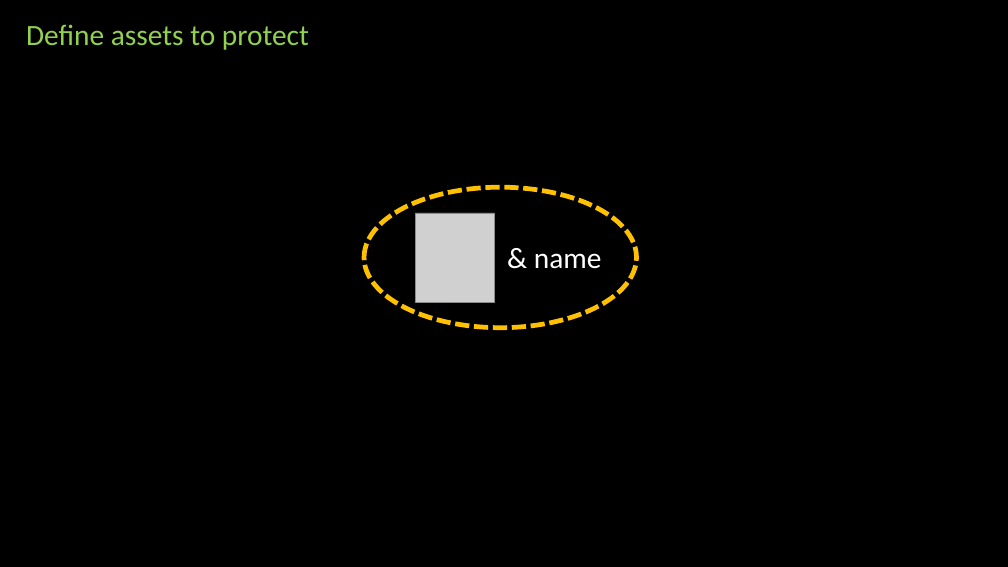
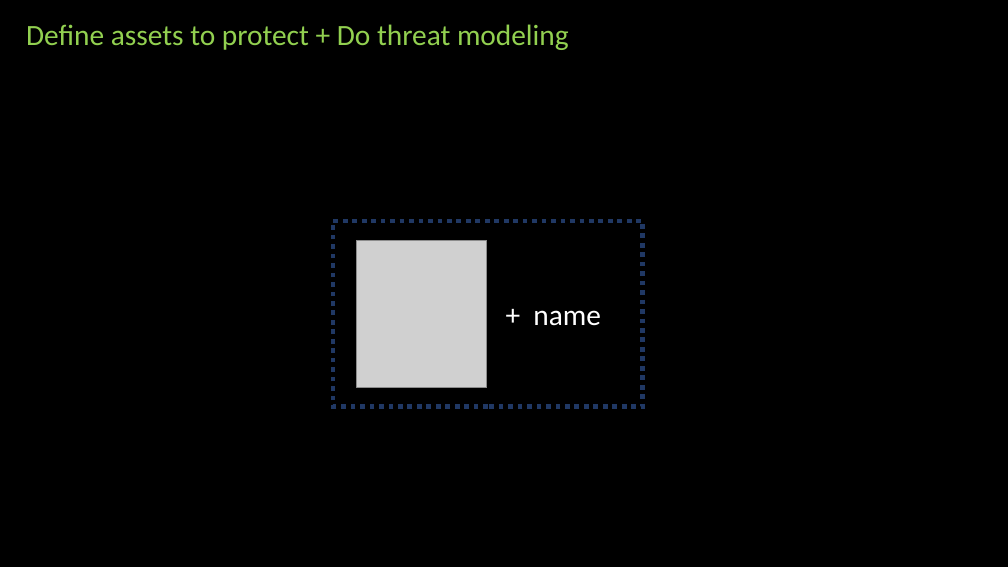
Before and after one commit to prayam/cmu_project_public_bak, a slide deck: slide 18 of docs/phase1_presentation.pptx (slide 6 before the commit). Drawn at 1008x567 pixels with LibreOffice and Linux fonts; fonts in the diff are those of the drawing; grey boxes stand for pictures. Boxes give left, top, right and bottom in pixels: in the first picture for what was removed or moved away, otherwise in the second. Text is boxed around its words. In the diff, an @@ line names an element or a change of style, - is before the commit and + after.

```diff
--- a/docs/phase1_presentation.pptx
+++ b/docs/phase1_presentation.pptx
@@ text at <box>26,24,569,50</box>: text changed @@
-Define assets to protect
+Define assets to protect + Do threat modeling
@@ ellipse removed at <box>364,188,637,328</box> @@
@@ rectangle added at <box>333,221,643,406</box>, outline #203864 4.5 pt dashed @@
@@ picture: place and size @@
-picture at <box>416,213,495,302</box>
+picture at <box>357,240,487,388</box>
@@ text at <box>533,310,601,326</box>: text changed @@
-& name
++ name
```
Also in this commit, not shown: 8 other slides changed, 34 slides added, 1 other file.
